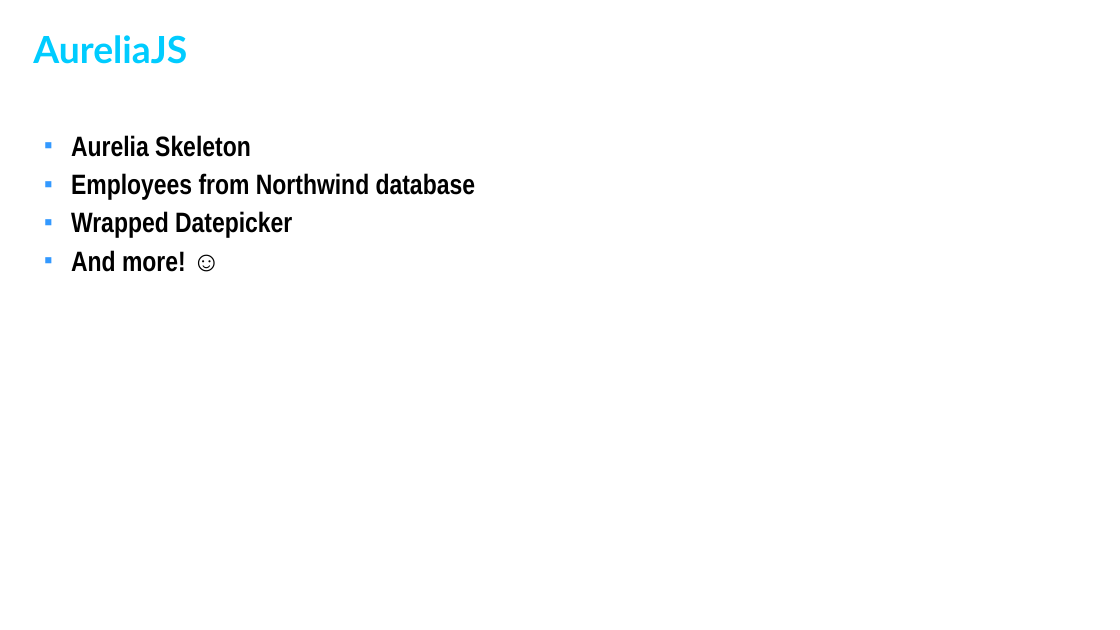
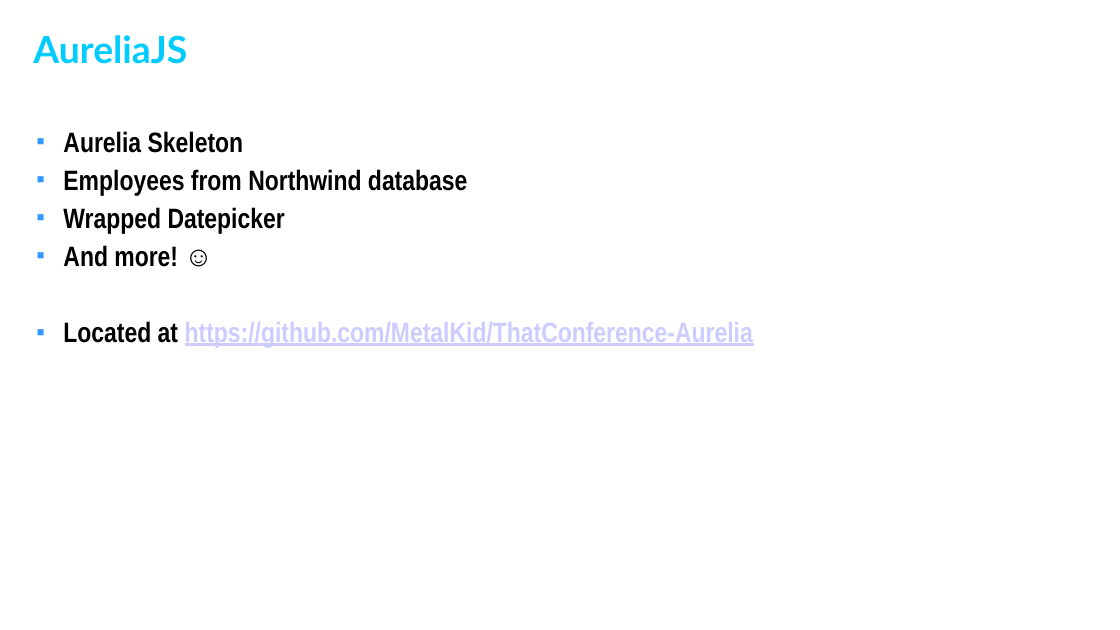
Before and after one commit to MetalKid/ThatConference-Aurelia, a slide deck: slide 11 of Skyline 2015 That Conference - AureliaJS.pptx. Drawn at 1120x630 pixels with LibreOffice and Linux fonts; fonts in the diff are those of the drawing; background and template pictures are left out. Boxes give left, top, right and bottom in pixels: in the first picture for what was removed or moved away, otherwise in the second. Text is boxed around its words. In the diff, an @@ line names an element or a change of style, - is before the commit and + after.

Commit message:
Update

```diff
--- a/Skyline 2015 That Conference - AureliaJS.pptx
+++ b/Skyline 2015 That Conference - AureliaJS.pptx
@@ text "Aurelia Skeleton": place and size @@
-text "Aurelia Skeleton" at (71, 135, 475, 272)
+text "Aurelia Skeleton" at (63, 131, 753, 348)
@@ text at (63, 321, 753, 348): paragraph added @@
+■ Located at https://github.com/MetalKid/ThatConference-Aurelia
```
Also in this commit, not shown: 1 other slide changed.
